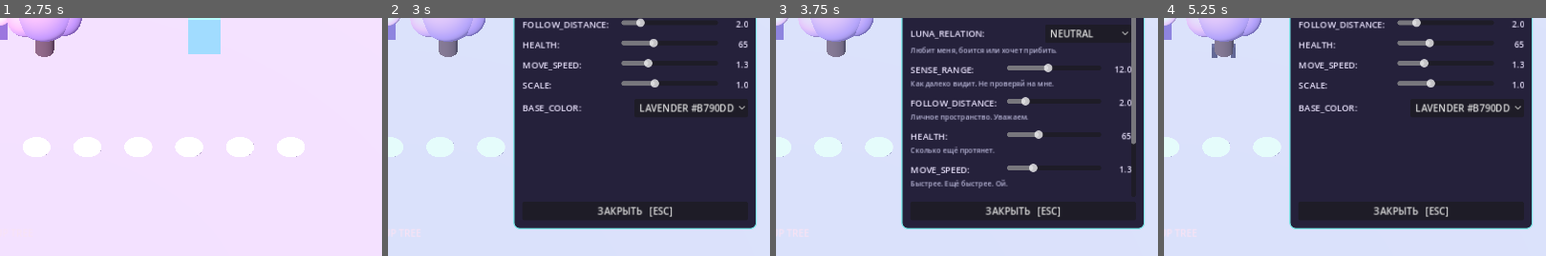
Above: before the commit, frames 1-4 (left to right).
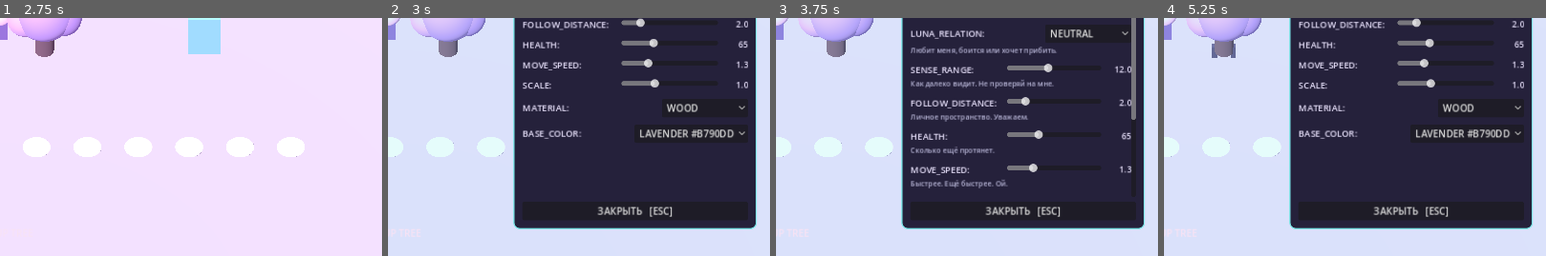
Above: after the commit, the same moments.

Repository: 0ri-space-cat/luna-dev-mode
Game: Godot game, scene res://scenes/main.tscn
The game is run twice, just before and just after one commit, with the same random seed, the same clock (stepped at 60 frames per second) and the same inputs.
Inputs (mouse positions are % of the whole screen's width and height, from its top left):
- Up to frame 1 (2.75 s): tap Enter at 0.5 s; move the mouse to (45, 70) at 0.52 s; hold W (move_forward) 0.53-1.25 s; tap 1 at 0.6 s; click (45, 70) at 0.67 s; drag from (80, 65) to (45, 70) at 1.27 s; tap Space at 2 s; move the mouse to (20, 35) at 2.02 s; hold A (move_left) from 2.03 s (still down); tap Tab at 2.1 s
- Up to frame 2 (3 s): release A (move_left) at 2.75 s; drag from (55, 50) to (20, 35) at 2.77 s
- Up to frame 3 (3.75 s): click "SHOW_HINTS: FALSE" at 3.5 s
- Up to frame 4 (5.25 s): click "SHOW_HINTS: TRUE" at 4.25 s; click "FALSE" at 5 s
The pictures show only the part of the screen within x 50-100%, y 50-100%; the shares and areas given below are measured in that part.

Frame 1 is identical in both runs. In frame 2, 1.8% of the frame differs, in the area x 35-94%, y 36-51%; in frame 3, 0.1%; in frame 4, 1.8%.

Commit message:
feat: editable MATERIAL property drives flammability and lightning conductivity

Diff:
--- a/scripts/core/parameter_registry.gd
+++ b/scripts/core/parameter_registry.gd
@@ -1,6 +1,8 @@
 extends RefCounted
 ## Single source of truth for editable parameters: types, limits, UI metadata.
 ## To add a field, register a definition. The inspector reads this registry.
+
+const MaterialProfile = preload("res://scripts/core/material_profile.gd")
 
 const PALETTE = [
 	{"name": "LAVENDER", "value": Color("b790dd")},
@@ -61,6 +63,12 @@
 		"id": "size", "label": "SCALE", "display_name": "Размер", "kind": "float",
 		"min": 0.5, "max": 2.0, "step": 0.1, "default": 1.0,
 		"hint": "Большой, маленький. Вопрос вкуса."
+	})
+	register_parameter({
+		"id": "material", "label": "MATERIAL", "display_name": "Материал",
+		"kind": "enum", "default": "STONE",
+		"choices": MaterialProfile.choices(),
+		"hint": "Из чего сделано? Проверим, горит ли."
 	})
 	register_parameter({
 		"id": "color", "label": "BASE_COLOR", "display_name": "Цвет", "kind": "color",
--- a/scripts/core/target_resolver.gd
+++ b/scripts/core/target_resolver.gd
@@ -1,6 +1,8 @@
 extends RefCounted
 ## Shared spatial selection: spells, explosions, auras and future AI rules.
 ## The world registry remains authoritative. Only editable entities are affected.
+
+const MaterialProfile = preload("res://scripts/core/material_profile.gd")
 
 const MAX_TARGETS := 8
 const MAX_RADIUS := 6.0
@@ -60,7 +62,10 @@
 		if not (current is Node3D):
 			break
 		var where: Vector3 = (current as Node3D).global_position
-		var candidates: Array[Dictionary] = world.candidates(current_id, where, "ANY", radius)
+		var hop_radius: float = radius
+		if current.has_method("get_parameter") and MaterialProfile.is_conductive(str(current.call("get_parameter", "material"))):
+			hop_radius = minf(radius + 1.0, MAX_RADIUS)
+		var candidates: Array[Dictionary] = world.candidates(current_id, where, "ANY", hop_radius)
 		var closest_id := ""
 		var closest_distance := INF
 		for option in candidates:
--- a/scripts/hackable_entity.gd
+++ b/scripts/hackable_entity.gd
@@ -6,6 +6,7 @@
 const EntityRecord = preload("res://scripts/core/entity_record.gd")
 const BehaviorBrain = preload("res://scripts/systems/behavior_brain.gd")
 const ArcaneGrammar = preload("res://scripts/core/arcane_grammar.gd")
+const MaterialProfile = preload("res://scripts/core/material_profile.gd")
 const GRAVITY := 18.0
 
 var record
@@ -37,6 +38,7 @@
 	var label := "Магическое существо" if entity_type == "arcane_creature" else ("Магический предмет" if entity_type == "arcane_object" else ("Магическая энергия" if entity_type == "arcane_energy" else ("Дерево" if is_tree else "Холодильник")))
 	record = EntityRecord.new(entity_id, entity_type, label, parameter_registry, {
 		"color": base_color,
+		"material": MaterialProfile.initial(entity_type, arcane_manifestation),
 		"size": 1.0,
 		"alive": false,
 		"ai_enabled": true,
